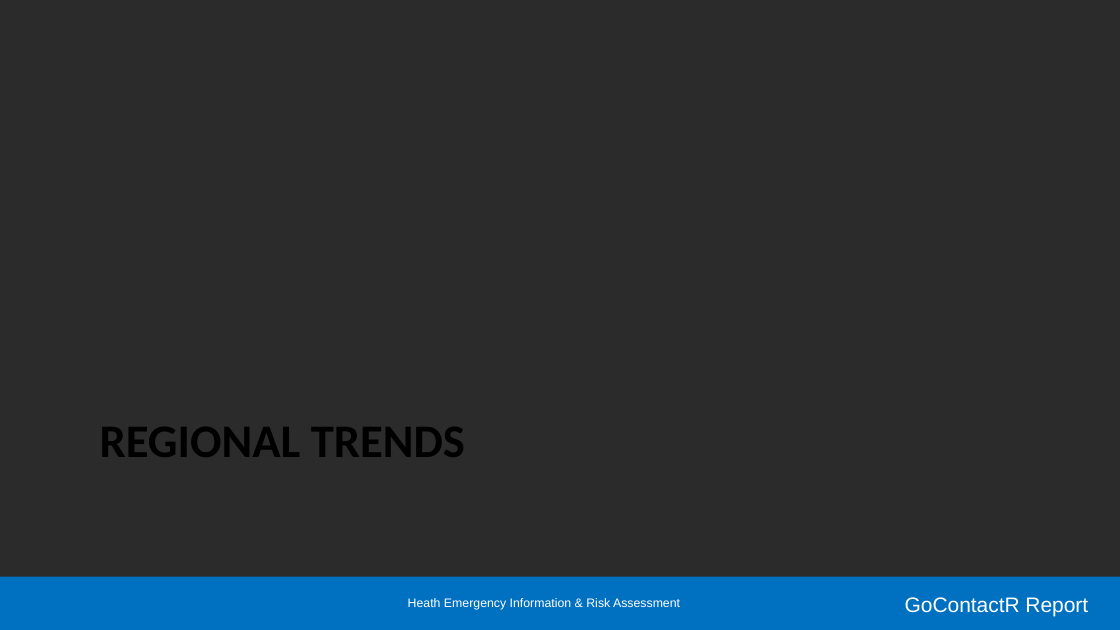
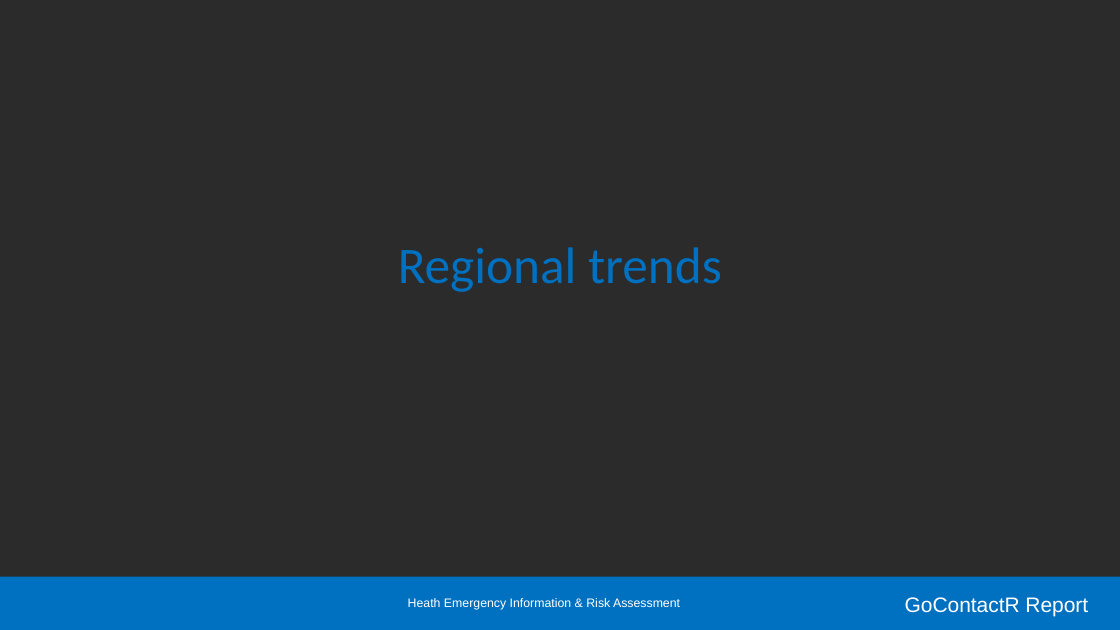
Before and after one commit to kendavidn/GoContactR, a slide deck: slide 13 of markdown/report.pptx (slide 14 before the commit). Drawn at 1120x630 pixels with LibreOffice and Linux fonts; fonts in the diff are those of the drawing; background and template pictures are left out; a plain dark background stands for a picture behind light text. Boxes give left, top, right and bottom in pixels: in the first picture for what was removed or moved away, otherwise in the second. Text is boxed around its words. In the diff, an @@ line names an element or a change of style, - is before the commit and + after.

```diff
--- a/markdown/report.pptx
+++ b/markdown/report.pptx
@@ title "Regional trends" at (398,247,722,292): vertical alignment top to middle @@
@@ title at (398,247,722,292): text changed; size 30 to 33 pt; text colour #000000 to #0070C0; bold off @@
-REGIONAL TRENDS
+Regional trends
```
Also in this commit, not shown: 23 other slides changed, 9 slides added, 13 slides removed, 35 other files.
